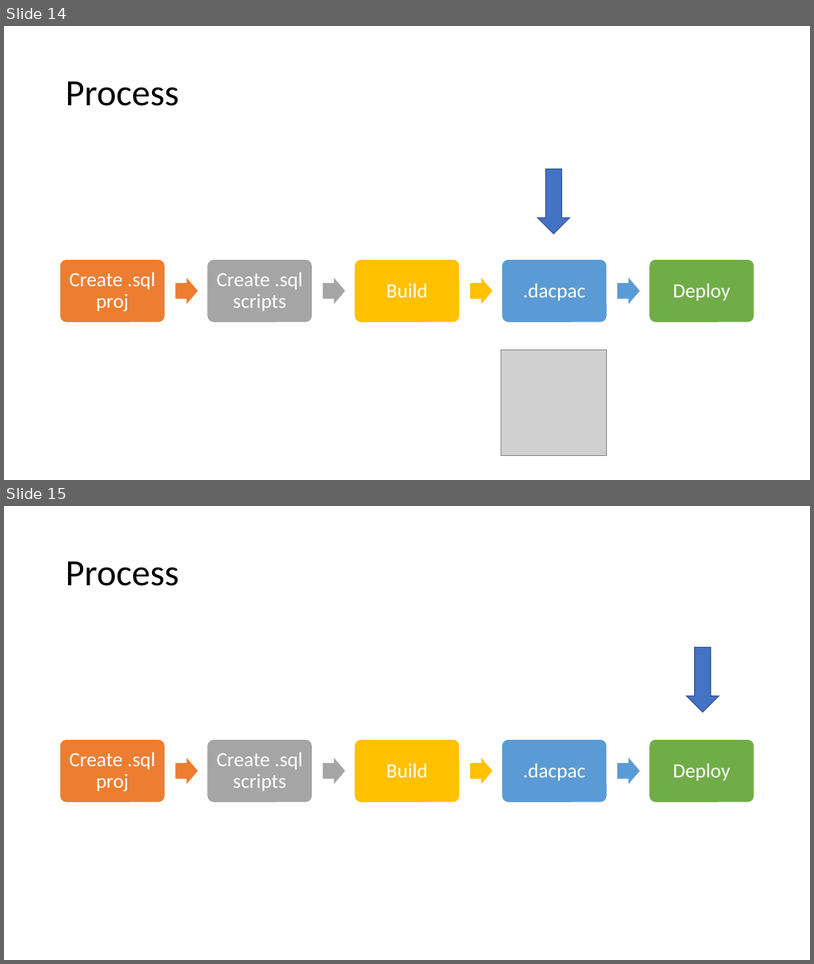
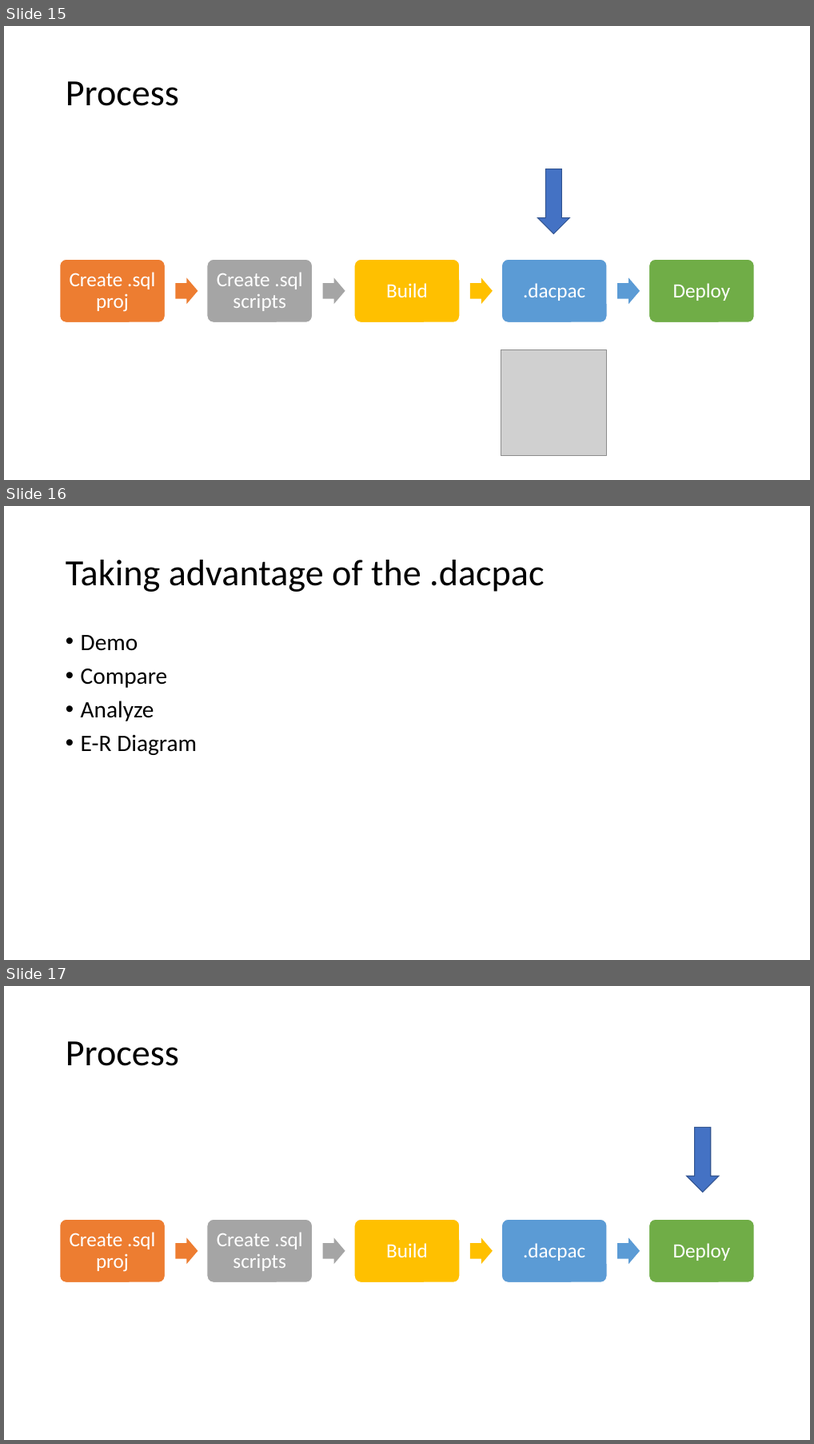
Before and after one commit to ErikEJ/DacpacDemo, a slide deck: What is dacpac-DBAVUG.pptx. Shown one above the other, each under a label of ours: slides 14 and 15 before the commit, slides 15, 16 and 17 after it. The pictures are 814x964 and 814x1444 pixels, drawn with LibreOffice and Linux fonts; fonts in the diff are those of the drawing; grey boxes stand for pictures. Boxes give left, top, right and bottom in pixels: in the first picture for what was removed or moved away, otherwise in the second. Text is boxed around its words. In the diff, an @@ line names an element or a change of style, - is before the commit and + after.

```diff
--- a/What is dacpac-DBAVUG.pptx
+++ b/What is dacpac-DBAVUG.pptx
@@ slide 16 added at (x1=4, y1=506, x2=810, y2=960), background #FFFFFF @@
@@ title added at (x1=66, y1=560, x2=544, y2=592), 44 pt, text #000000 @@
+Taking advantage of the .dacpac
@@ text added at (x1=81, y1=635, x2=197, y2=755), 28 pt, text #000000 @@
+• Demo
+• Compare
+• Analyze
+• E-R Diagram
@@ what was slide 14 is now slide 15 @@
@@ what was slide 15 is now slide 17 @@
```
Also in this commit, not shown: 3 other slides added.
